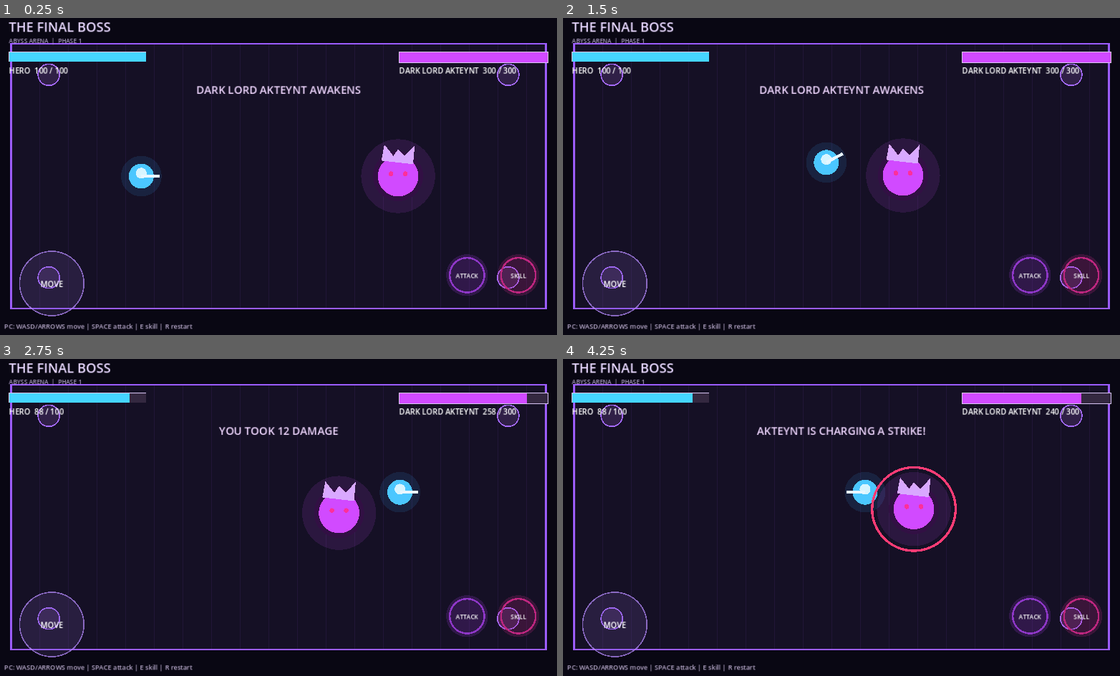
Above: before the commit, frames 1-4 (two rows, left to right).
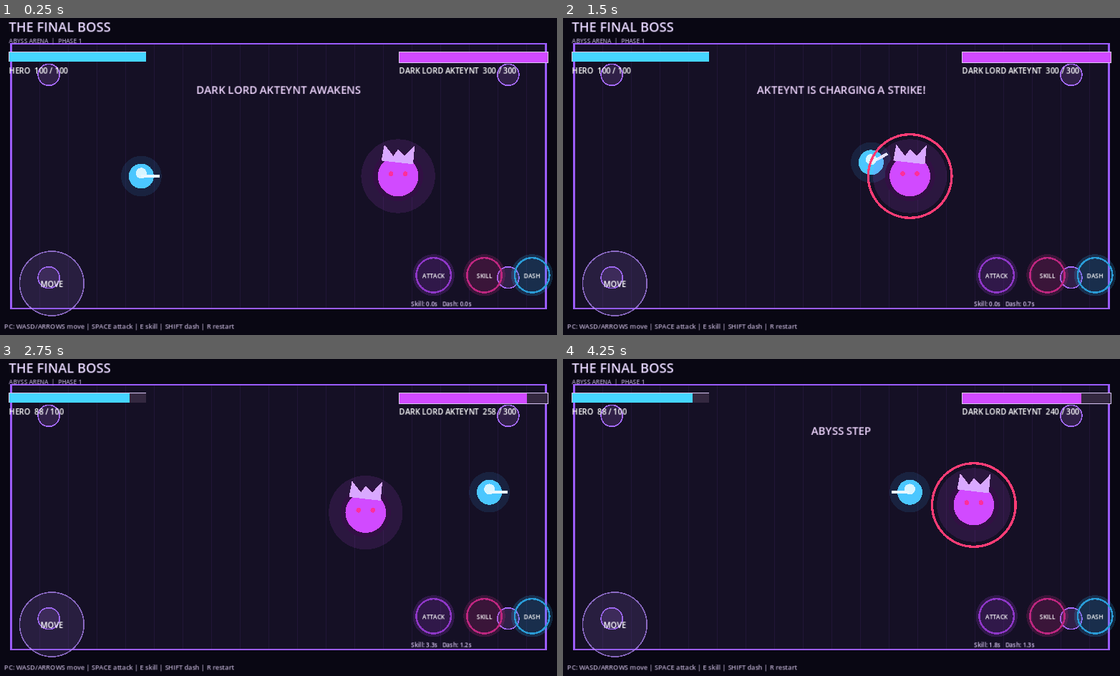
Above: after the commit, the same moments.

Repository: diyorxushvaqtov00-hub/the-final-boss
Game: Godot game, scene res://scenes/main.tscn
Same seed, same stepped clock (60 frames per second), same inputs: the game is played once before the commit and once after it.
Inputs (mouse positions are in pixels of both pictures, inside the frame that each line leads up to):
- Up to frame 1 (0.25 s): no input
- Up to frame 2 (1.5 s): tap Enter at 0.5 s; move the mouse to (969, 160) at 0.52 s; hold D 0.53-1.25 s; hold Shift 0.53-1.25 s; click (969, 160) at 0.67 s; tap Space at 0.77 s; drag from (724, 192) to (813, 239) at 1.27 s
- Up to frame 3 (2.75 s): move the mouse to (334, 447) at 2.02 s; hold D from 2.03 s (still down); hold E from 2.03 s (still down); tap Shift at 2.3 s
- Up to frame 4 (4.25 s): release D at 2.75 s; release E at 2.75 s; drag from (813, 580) to (668, 469) at 2.77 s; move the mouse to (1014, 565) at 3.52 s; hold A from 3.53 s (still down); hold Shift from 3.53 s (still down); tap Space at 3.77 s

The runs differ from the first frame. In frame 1, 2.8% of the frame differs, in the area x 29-100%, y 74-99%; in frame 2, 5.8%; in frame 3, 7.2%; in frame 4, 8.6%, in the area x 29-100%, y 21-99%.

Commit message:
Add dash dodge and visual combat effects

Diff:
--- a/scripts/main.gd
+++ b/scripts/main.gd
@@ -2,6 +2,9 @@
 
 const ARENA := Rect2(32, 48, 896, 444)
 const PLAYER_SPEED := 240.0
+const DASH_SPEED := 690.0
+const DASH_DURATION := 0.16
+const DASH_COOLDOWN := 1.6
 const BOSS_SPEED_PHASE_ONE := 78.0
 const BOSS_SPEED_PHASE_TWO := 112.0
 const PLAYER_MAX_HP := 100
@@ -27,6 +30,12 @@
 var boss_attack_cooldown := 0.0
 var hit_flash := 0.0
 var phase_two_announced := false
+var dash_timer := 0.0
+var dash_cooldown := 0.0
+var dash_direction := Vector2.RIGHT
+var dash_requested := false
+var slash_timer := 0.0
+var nova_timer := 0.0
 
 func _process(delta: float) -> void:
 	if game_over:
@@ -39,6 +48,10 @@
 	message_time = maxf(0.0, message_time - delta)
 	boss_attack_cooldown = maxf(0.0, boss_attack_cooldown - delta)
 	hit_flash = maxf(0.0, hit_flash - delta)
+	dash_timer = maxf(0.0, dash_timer - delta)
+	dash_cooldown = maxf(0.0, dash_cooldown - delta)
+	slash_timer = maxf(0.0, slash_timer - delta)
+	nova_timer = maxf(0.0, nova_timer - delta)
 
 	var direction := Vector2.ZERO
 	if Input.is_key_pressed(KEY_A) or Input.is_key_pressed(KEY_LEFT):
@@ -56,7 +69,13 @@
 	if direction.length() > 0.05:
 		facing = direction.normalized()
 
-	player_pos += direction * PLAYER_SPEED * delta
+	if Input.is_key_pressed(KEY_SHIFT) or dash_requested:
+		_do_dash(direction)
+	dash_requested = false
+	if dash_timer > 0.0:
+		player_pos += dash_direction * DASH_SPEED * delta
+	else:
+		player_pos += direction * PLAYER_SPEED * delta
 	player_pos.x = clampf(player_pos.x, ARENA.position.x + 22.0, ARENA.end.x - 22.0)
 	player_pos.y = clampf(player_pos.y, ARENA.position.y + 22.0, ARENA.end.y - 22.0)
 
@@ -98,7 +117,7 @@
 		message_time = 0.55
 
 func _damage_player(amount: int) -> void:
-	if hurt_cooldown > 0.0 or game_over:
+	if hurt_cooldown > 0.0 or dash_timer > 0.0 or game_over:
 		return
 	player_hp = maxi(0, player_hp - amount)
 	hurt_cooldown = 0.7
@@ -111,10 +130,21 @@
 		message = "YOU HAVE FALLEN"
 		message_time = 999.0
 
+func _do_dash(direction: Vector2) -> void:
+	if dash_cooldown > 0.0 or game_over:
+		return
+	dash_direction = direction.normalized() if direction.length() > 0.05 else facing
+	dash_timer = DASH_DURATION
+	dash_cooldown = DASH_COOLDOWN
+	hit_flash = 0.12
+	message = "ABYSS STEP"
+	message_time = 0.35
+
 func _do_attack() -> void:
 	if attack_cooldown > 0.0 or boss_hp <= 0 or game_over:
 		return
 	attack_cooldown = 0.42
+	slash_timer = 0.20
 	var to_boss := boss_pos - player_pos
 	if to_boss.length() <= 118.0 and (to_boss.length() < 0.01 or facing.dot(to_boss.normalized()) > -0.25):
 		boss_hp = maxi(0, boss_hp - 18)
@@ -127,6 +157,7 @@
 	if skill_cooldown > 0.0 or boss_hp <= 0 or game_over:
 		return
 	skill_cooldown = 4.0
+	nova_timer = 0.42
 	if player_pos.distance_to(boss_pos) <= 230.0:
 		boss_hp = maxi(0, boss_hp - 42)
 		hit_flash = 0.24
@@ -155,6 +186,12 @@
 	boss_windup = 0.0
 	boss_attack_cooldown = 0.0
 	hit_flash = 0.0
+	dash_timer = 0.0
+	dash_cooldown = 0.0
+	dash_direction = Vector2.RIGHT
+	slash_timer = 0.0
+	nova_timer = 0.0
+	dash_requested = false
 	phase_two_announced = false
 	facing = Vector2.RIGHT
 	game_over = false
@@ -181,8 +218,10 @@
 				move_touch_id = event.index
 				var center := Vector2(100.0, screen_size.y - 90.0)
 				touch_direction = ((event.position - center) / 52.0).limit_length(1.0)
-			elif event.position.x > screen_size.x * 0.72 and event.position.y > screen_size.y * 0.60:
-				if event.position.x > screen_size.x * 0.86:
+			elif event.position.x > screen_size.x * 0.70 and event.position.y > screen_size.y * 0.60:
+				if event.position.x > screen_size.x * 0.92:
+					dash_requested = true
+				elif event.position.x > screen_size.x * 0.83:
 					skill_requested = true
 				else:
 					attack_requested = true
@@ -211,6 +250,14 @@
 
 	if hit_flash > 0.0 and hurt_cooldown > 0.0:
 		draw_circle(player_pos, 39.0, Color(1.0, 0.15, 0.25, 0.25))
+	if dash_timer > 0.0:
+		draw_line(player_pos - dash_direction * 46.0, player_pos - dash_direction * 12.0, Color(0.35, 0.82, 1.0, 0.75), 8.0)
+	if nova_timer > 0.0:
+		var nova_progress := 1.0 - nova_timer / 0.42
+		draw_circle(player_pos, 230.0 * nova_progress, Color(0.78, 0.20, 1.0, 0.18), true)
+		draw_circle(player_pos, 230.0 * nova_progress, Color(0.88, 0.48, 1.0, 0.8), false, 4.0)
+	if slash_timer > 0.0:
+		draw_arc(player_pos + facing * 22.0, 48.0, facing.angle() - 1.0, facing.angle() + 1.0, 18, Color(0.75, 0.93, 1.0, 0.95), 7.0)
 	draw_circle(player_pos, 34.0, Color(0.22, 0.65, 1.0, 0.12))
 	draw_circle(player_pos, 21.0, Color("#4bc7ff"))
 	draw_circle(player_pos + Vector2(0, -5), 9.0, Color("#d8f5ff"))
@@ -247,9 +294,11 @@
 	draw_circle(Vector2(100, screen_size.y - 90), 54.0, Color(0.45, 0.35, 0.65, 0.20))
 	draw_circle(Vector2(100, screen_size.y - 90), 54.0, Color(0.72, 0.55, 1.0, 0.7), false, 2.0)
 	draw_string(ThemeDB.fallback_font, Vector2(48, screen_size.y - 84), "MOVE", HORIZONTAL_ALIGNMENT_CENTER, 104, 13, Color.WHITE)
-	_draw_button(Vector2(screen_size.x - 164, screen_size.y - 104), "ATTACK", Color("#8e37c7"))
-	_draw_button(Vector2(screen_size.x - 78, screen_size.y - 104), "SKILL", Color("#bd267f"))
-	draw_string(ThemeDB.fallback_font, Vector2(20, screen_size.y - 14), "PC: WASD/ARROWS move | SPACE attack | E skill | R restart", HORIZONTAL_ALIGNMENT_LEFT, -1, 11, Color("#b6a8c9"))
+	_draw_button(Vector2(screen_size.x - 220, screen_size.y - 104), "ATTACK", Color("#8e37c7"))
+	_draw_button(Vector2(screen_size.x - 135, screen_size.y - 104), "SKILL", Color("#bd267f"))
+	_draw_button(Vector2(screen_size.x - 55, screen_size.y - 104), "DASH", Color("#2a9bd6"))
+	draw_string(ThemeDB.fallback_font, Vector2(screen_size.x - 258, screen_size.y - 52), "Skill: %.1fs   Dash: %.1fs" % [skill_cooldown, dash_cooldown], HORIZONTAL_ALIGNMENT_LEFT, 250, 10, Color("#d7c4ef"))
+	draw_string(ThemeDB.fallback_font, Vector2(20, screen_size.y - 14), "PC: WASD/ARROWS move | SPACE attack | E skill | SHIFT dash | R restart", HORIZONTAL_ALIGNMENT_LEFT, -1, 11, Color("#b6a8c9"))
 
 	if game_over:
 		draw_rect(Rect2(Vector2.ZERO, screen_size), Color(0.02, 0.01, 0.05, 0.78), true)
